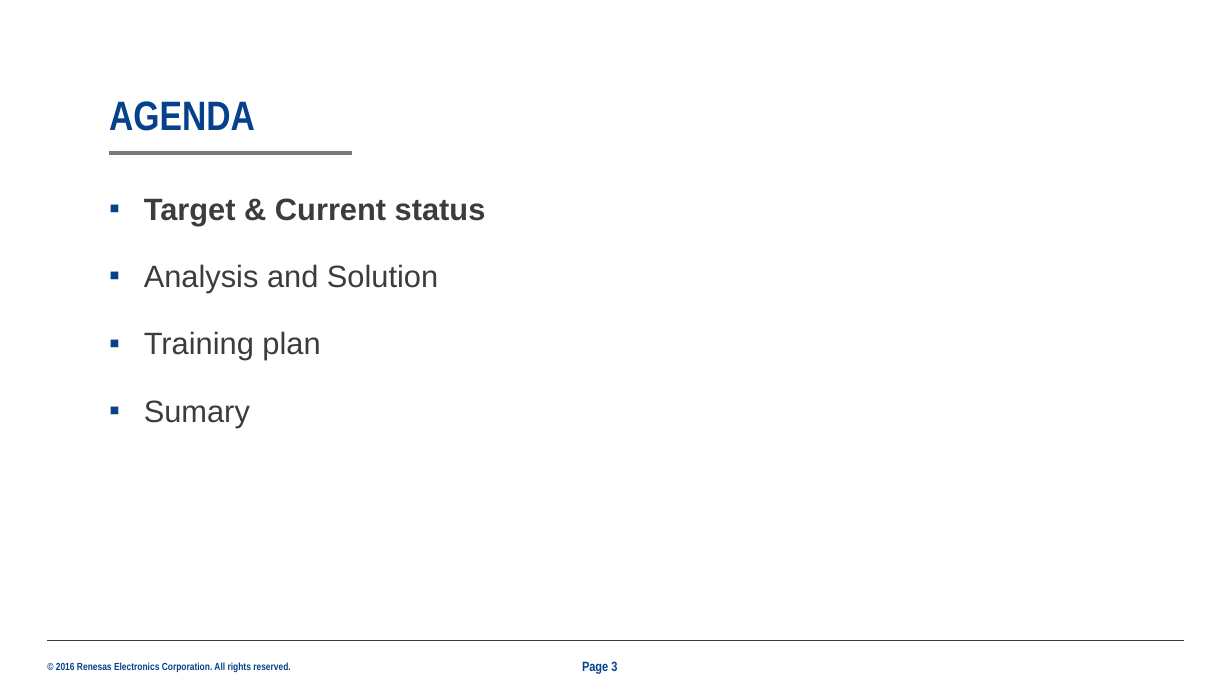
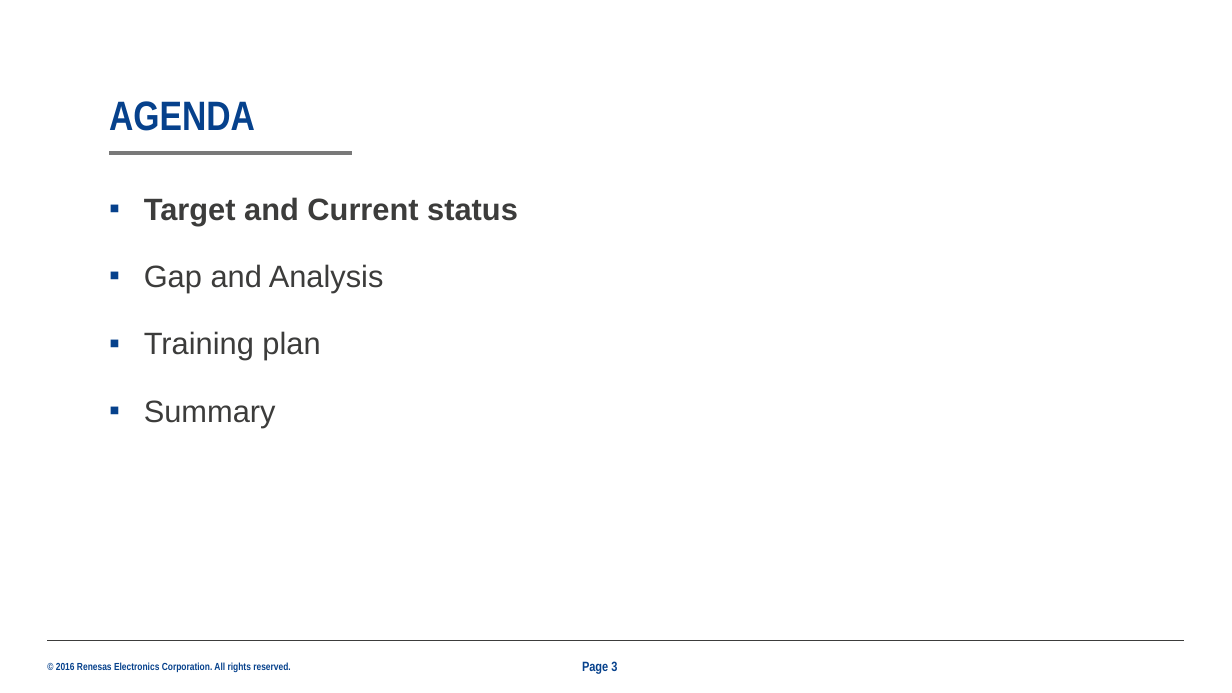
Before and after one commit to trankha/pre1, a slide deck: slide 3 of 25G_Presentation.pptx. Drawn at 1232x693 pixels with LibreOffice and Linux fonts; fonts in the diff are those of the drawing; background and template pictures are left out. Boxes give left, top, right and bottom in pixels: in the first picture for what was removed or moved away, otherwise in the second. Text is boxed around its words. In the diff, an @@ line names an element or a change of style, - is before the commit and + after.

```diff
--- a/25G_Presentation.pptx
+++ b/25G_Presentation.pptx
@@ text at (144,197,518,293): text changed @@
-▪ Target & Current status
-▪ Analysis and Solution
+▪ Target and Current status
+▪ Gap and Analysis
@@ text at (144,400,276,428): text changed @@
-▪ Sumary
+▪ Summary
```
Also in this commit, not shown: 14 other slides changed.
